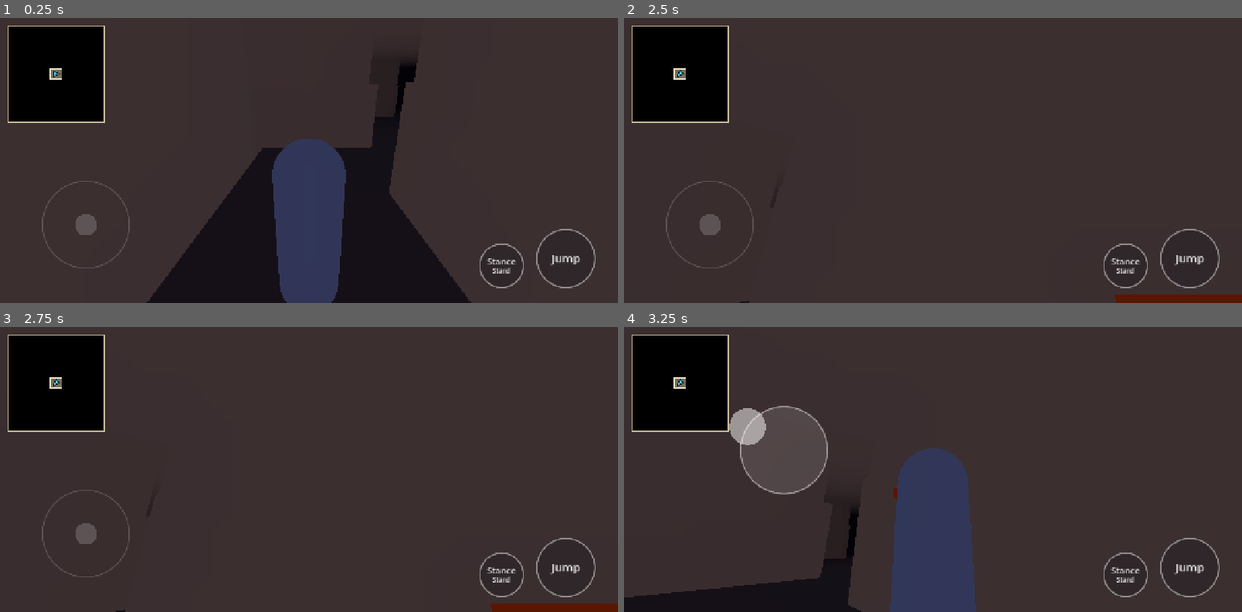
Above: before the commit, frames 1-4 (two rows, left to right).
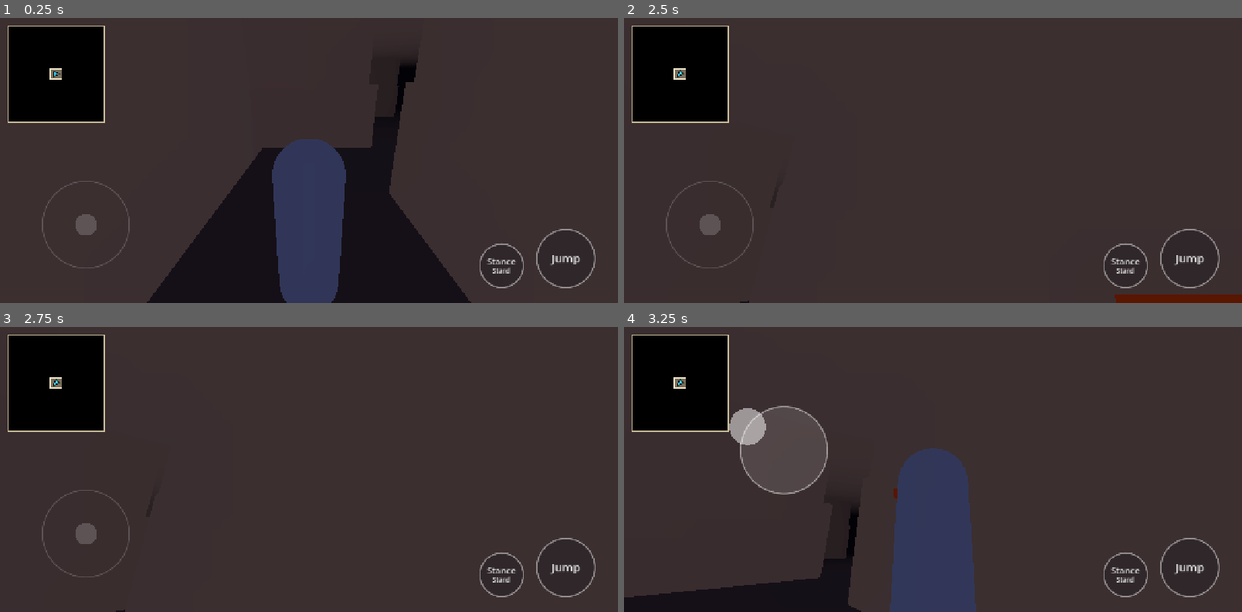
Above: after the commit, the same moments.

Repository: archwayzero/test-robot
Game: Godot game, scene res://modules/game/internal/main.tscn
The game is run twice, just before and just after one commit, with the same random seed, the same clock (stepped at 60 frames per second) and the same inputs.
Inputs (mouse positions are in pixels of both pictures, inside the frame that each line leads up to):
- Up to frame 1 (0.25 s): no input
- Up to frame 2 (2.5 s): tap Enter at 0.5 s; drag from (933, 160) to (994, 97) at 0.52 s; tap Space (jump) at 1.25 s; drag from (809, 174) to (902, 217) at 1.27 s; move the mouse to (994, 97) at 2.02 s; hold D (move_right) from 2.03 s (still down); tap Shift (run) at 2.1 s
- Up to frame 3 (2.75 s): keep holding D (move_right)
- Up to frame 4 (3.25 s): release D (move_right) at 2.75 s; drag from (902, 526) to (747, 426) at 2.77 s

Frames 1-2 are identical in both runs. In frame 3, 0.6% of the frame differs, in the area x 79-100%, y 97-100%; in frame 4, nothing differs.

Commit message:
T030: low-passage camera keeps the passage visible (M1 F6)
Under ceilings below 2.0 m the pivot moves just below the ceiling, the pitch
flattens so the spring arm stays long along the passage, the view shifts over
the shoulder (h_offset, wall-limited) so the body does not hide the passage
end, and the player visual fades/hides when the camera is closer than ~0.6 m.
Open areas unchanged. Tests + low_passage_preview scene.

Co-Authored-By: Claude Opus 5.5 <noreply@anthropic.com>

Diff:
--- a/godot/modules/player/internal/player.gd
+++ b/godot/modules/player/internal/player.gd
@@ -29,6 +29,26 @@
 const PITCH_MAX := 0.35
 const ORBIT_SENSITIVITY := 0.006
 const CAMERA_SMOOTHING := 8.0
+## Low passages (T030, M1 finding F6). A ceiling lower than LOW_CEILING_MAX above the feet (below the kit's FULL
+## clearance 2.2 m, so open cells and vaults never trigger it) moves the pivot to just below the ceiling and
+## flattens the pitch so the arm stays long along the passage instead of collapsing onto the player.
+const LOW_CEILING_MAX := 2.0
+## Pivot/camera centre stays this far below a low ceiling (arm probe radius 0.15 + spring margin 0.1 + slack).
+const CEILING_MARGIN := 0.3
+## Under a low ceiling the pivot may rise at most this much above the stance pivot (to see over the body).
+const LOW_PIVOT_RAISE := 0.15
+const LOW_PIVOT_MIN := 0.25
+## Under a low ceiling the camera sits at head height straight behind the player, so the body would hide the
+## passage's vanishing point: shift the view sideways (Camera3D.h_offset, over the right shoulder) by up to this
+## much, limited by a sideways ray so the shifted view never enters a wall.
+const SHOULDER_OFFSET := 0.5
+const SHOULDER_WALL_MARGIN := 0.25
+## Ceiling probes start this far above the feet.
+const CEILING_PROBE_LIFT := 0.1
+## Player visual fades out when the camera gets closer to the head than FADE_START (m), hidden at FADE_END.
+const FADE_START := 0.8
+const FADE_END := 0.5
+const FADE_SMOOTHING := 12.0
 
 ## Standing collision height (m). 1.75 until the conformed hero reports its height (T019).
 @export var stand_height := 1.75
@@ -45,6 +65,12 @@
 var _cam_pitch := DEFAULT_PITCH
 var _arm_length := 2.5
 var _pivot_height := 1.5
+## Smoothed lower bound on the camera pitch from low ceilings (PITCH_MIN = no constraint).
+var _pitch_limit := PITCH_MIN
+## Smoothed fade of the player visual: 0 opaque .. 1 hidden.
+var _visual_fade := 0.0
+## Smoothed sideways view offset (m) under low ceilings.
+var _shoulder := 0.0
 var _orbit_finger := -1
 var _shapes := {}
 var _clearance_shapes := {}
@@ -337,20 +363,118 @@
 		if d.index == _orbit_finger:
 			_cam_yaw = wrapf(_cam_yaw - d.relative.x * ORBIT_SENSITIVITY, -PI, PI)
 			_cam_pitch = clampf(_cam_pitch - d.relative.y * ORBIT_SENSITIVITY, PITCH_MIN, PITCH_MAX)
-			_update_rig(0.0)
+			_place_rig()  # orbit applies at once; smoothed values (arm, pivot, ceiling limit) keep gliding
 
 
 ## Places the camera rig at the player's head. delta = 0 snaps the smoothed values.
 func _update_rig(delta: float) -> void:
 	var target_len: float = ARM_LENGTHS[_stance]
-	var target_pivot := _height_of(_stance) * PIVOT_FRACTION
+	var stance_pivot := _height_of(_stance) * PIVOT_FRACTION
+	var target_pivot := stance_pivot
+	var target_limit := PITCH_MIN
+	var target_shoulder := 0.0
+	if is_inside_tree():
+		var above := _ceiling_above(global_position)
+		if above < LOW_CEILING_MAX:
+			target_pivot = maxf(minf(stance_pivot + LOW_PIVOT_RAISE, above - CEILING_MARGIN), LOW_PIVOT_MIN)
+		# Lowest ceiling over the part of the arm path that is reachable (up to the first wall behind).
+		var lowest := above
+		var back := Basis(Vector3.UP, _cam_yaw) * Vector3.BACK
+		var pivot_world := global_position + Vector3(0.0, _pivot_height, 0.0)
+		var reach := _ray_distance(pivot_world, pivot_world + back * target_len, target_len)
+		for f in [0.5, 1.0]:
+			lowest = minf(lowest, _ceiling_above(global_position + back * reach * f))
+		if lowest < LOW_CEILING_MAX:
+			var rise := clampf((lowest - CEILING_MARGIN - target_pivot) / target_len, 0.0, 1.0)
+			target_limit = -asin(rise)
+			# Room to the right of the camera (from last frame's camera position; at most 1 frame stale).
+			var right := Basis(Vector3.UP, _cam_yaw) * Vector3.RIGHT
+			var cam := _camera.global_position
+			var side := _ray_distance(cam, cam + right * (SHOULDER_OFFSET + SHOULDER_WALL_MARGIN),
+					SHOULDER_OFFSET + SHOULDER_WALL_MARGIN)
+			target_shoulder = clampf(side - SHOULDER_WALL_MARGIN, 0.0, SHOULDER_OFFSET)
 	if delta > 0.0:
 		var k := 1.0 - exp(-CAMERA_SMOOTHING * delta)
 		_arm_length = lerpf(_arm_length, target_len, k)
 		_pivot_height = lerpf(_pivot_height, target_pivot, k)
+		_pitch_limit = lerpf(_pitch_limit, target_limit, k)
+		# Shrinking toward a wall is immediate (never render inside it); growing is smoothed.
+		_shoulder = target_shoulder if target_shoulder < _shoulder else lerpf(_shoulder, target_shoulder, k)
+	else:
+		_arm_length = target_len
+		_pivot_height = target_pivot
+		_pitch_limit = target_limit
+		_shoulder = target_shoulder
+	_place_rig()
+	_update_fade(delta)
+
+
+func _place_rig() -> void:
 	_rig.global_transform = Transform3D(Basis(Vector3.UP, _cam_yaw), global_position + Vector3(0.0, _pivot_height, 0.0))
-	_arm.rotation = Vector3(_cam_pitch, 0.0, 0.0)
+	_arm.rotation = Vector3(get_camera_pitch(), 0.0, 0.0)
 	_arm.spring_length = _arm_length
+	_camera.h_offset = _shoulder
+
+
+## Height of the lowest layer-1 surface above the feet at `at` (x, z), INF if none below LOW_CEILING_MAX.
+## A probe starting inside a wall reports nothing (rays do not hit from inside).
+func _ceiling_above(at: Vector3) -> float:
+	var base := Vector3(at.x, global_position.y + CEILING_PROBE_LIFT, at.z)
+	var top := Vector3(at.x, global_position.y + LOW_CEILING_MAX, at.z)
+	var q := PhysicsRayQueryParameters3D.create(base, top, 1, [get_rid()])
+	var hit := get_world_3d().direct_space_state.intersect_ray(q)
+	if hit.is_empty():
+		return INF
+	return (hit["position"] as Vector3).y - global_position.y
+
+
+## Distance along from -> to before a layer-1 hit (`full` if clear).
+func _ray_distance(from: Vector3, to: Vector3, full: float) -> float:
+	var q := PhysicsRayQueryParameters3D.create(from, to, 1, [get_rid()])
+	var hit := get_world_3d().direct_space_state.intersect_ray(q)
+	if hit.is_empty():
+		return full
+	return from.distance_to(hit["position"])
+
+
+## Fades (GeometryInstance3D.transparency) and finally hides the player visual when the camera is close to the
+## head, so the view ahead stays visible. Generic over whatever meshes live under $Visual (capsule, hero rig).
+func _update_fade(delta: float) -> void:
+	if delta <= 0.0:
+		# Snap (spawn/load): the spring arm has not placed the camera yet, so its position is stale. Start opaque;
+		# the next physics frames fade in from the real camera distance.
+		_visual_fade = 0.0
+	else:
+		var head := global_position + Vector3(0.0, _height_of(_stance) * PIVOT_FRACTION, 0.0)
+		var d := _camera.global_position.distance_to(head)
+		var target := clampf((FADE_START - d) / (FADE_START - FADE_END), 0.0, 1.0)
+		_visual_fade = lerpf(_visual_fade, target, 1.0 - exp(-FADE_SMOOTHING * delta))
+		if target == 0.0 and _visual_fade < 0.01:
+			_visual_fade = 0.0
+	_apply_fade(_visual, _visual_fade)
+	_visual.visible = _visual_fade < 0.99
+
+
+func _apply_fade(node: Node, fade: float) -> void:
+	if node is GeometryInstance3D:
+		(node as GeometryInstance3D).transparency = fade
+	for c in node.get_children():
+		_apply_fade(c, fade)
+
+
+## Effective camera pitch: the orbit pitch, raised toward horizontal under low ceilings.
+func get_camera_pitch() -> float:
+	return maxf(_cam_pitch, _pitch_limit)
+
+
+## Sideways view offset (Camera3D.h_offset, m): > 0 under low ceilings. Exposed for tests.
+func get_camera_shoulder() -> float:
+	return _shoulder
+
+
+## Fade of the player visual (0 opaque .. 1 hidden). Exposed for tests.
+func get_visual_fade() -> float:
+	return _visual_fade if _visual.visible else 1.0
 
 
 ## Camera yaw (radians); movement input is relative to it. Exposed for tests and the preview.
--- /dev/null
+++ b/godot/modules/player/tests/player_low_passage_camera_test.gd
@@ -0,0 +1,166 @@
+## T030 (M1 finding F6): the camera in low passages keeps the passage visible. Corridors with walls under the
+## arena's 1.3 m (CROUCH) and 0.75 m (CRAWL) ceilings; the camera must stay long along the passage, below the
+## ceiling, outside geometry, and fade the player visual when it does get close. Open areas stay unchanged.
+extends "res://modules/player/tests/support/player_test_base.gd"
+
+const FACING_PLUS_X := -PI / 2.0  # camera behind = toward -X
+const SETTLE := 90
+
+
+func before_each() -> void:
+	await super.before_each()
+	# Corridor walls like the crypt kit (0.6 thick, centred on the cell edges, clear width 3.4 m).
+	for z in [Arena.CROUCH_TUNNEL_Z, Arena.CRAWL_TUNNEL_Z]:
+		for side in [-1.0, 1.0]:
+			arena.add_box(Vector3((Arena.TUNNEL_X0 + Arena.TUNNEL_X1) * 0.5, 1.5, z + side * 2.0),
+					Vector3(Arena.TUNNEL_X1 - Arena.TUNNEL_X0, 3.0, 0.6))
+	await auto.advance_frames(2)
+
+
+func _cam() -> Vector3:
+	return player.get_camera().global_position
+
+
+func _head() -> Vector3:
+	return player.global_position + Vector3(0.0, player.get_collision_height() * 0.9, 0.0)
+
+
+func _fade() -> float:
+	return player.call("get_visual_fade")
+
+
+func _in_body(p: Vector3) -> bool:
+	var q := PhysicsPointQueryParameters3D.new()
+	q.position = p
+	q.collision_mask = 1
+	return not player.get_world_3d().direct_space_state.intersect_point(q).is_empty()
+
+
+## Spawn + restore in the same frame (a standing capsule must never overlap the low ceiling), then settle.
+func _spawn_low(pos: Vector3, yaw: float, stance: PlayerController.Stance) -> void:
+	player.spawn_at(pos, yaw)
+	player.restore_stance(stance)
+	await auto.advance_frames(SETTLE)
+	assert_eq(player.get_stance(), stance, "restored stance")
+	assert_almost_eq(player.global_position.y, 0.0, 0.02, "player on the floor")
+
+
+## Shared checks after settling in a passage with ceiling underside `ceiling` (relative to the floor at y = 0).
+func _assert_camera_in_passage(ceiling: float, min_dist: float, label: String) -> void:
+	var cam := _cam()
+	var dist := cam.distance_to(_head())
+	print("  %s: camera %s, %.3f m from the head, pivot y %.3f, pitch %.3f, fade %.2f"
+			% [label, cam, dist, cam_pivot().y, player.call("get_camera_pitch"), _fade()])
+	assert_true(dist >= min_dist, "%s: camera %.3f m from the head (>= %.2f)" % [label, dist, min_dist])
+	assert_true(cam.y < ceiling - 0.1, "%s: camera below the ceiling (y %.3f, ceiling %.2f)" % [label, cam.y, ceiling])
+	assert_true(cam_pivot().y < ceiling - 0.2, "%s: pivot just below the ceiling (%.3f)" % [label, cam_pivot().y])
+	assert_true(ray_clear(cam_pivot(), cam), "%s: pivot -> camera ray hits nothing" % label)
+	assert_false(_in_body(cam), "%s: camera not inside geometry" % label)
+	# Behind the player along the passage (toward -X), not swung up or sideways.
+	assert_true(cam.x < player.global_position.x - min_dist * 0.9, "%s: camera behind along the passage" % label)
+	assert_true(absf(cam.z - player.global_position.z) < 0.2, "%s: camera on the passage axis" % label)
+	assert_almost_eq(_fade(), 0.0, 1e-3, "%s: player visible (camera far enough)" % label)
+	# Over-the-shoulder shift so the body does not hide the passage ahead; the shifted view is outside geometry.
+	var shoulder: float = player.call("get_camera_shoulder")
+	var view := player.get_camera().get_camera_transform().origin
+	assert_true(shoulder > 0.3, "%s: view shifted sideways (%.3f m)" % [label, shoulder])
+	assert_true(ray_clear(cam, view) and not _in_body(view), "%s: shifted view %s outside geometry" % [label, view])
+
+
+func test_crouch_passage_camera_stays_long() -> void:
+	await _spawn_low(Vector3(16.0, 0.0, Arena.CROUCH_TUNNEL_Z), FACING_PLUS_X, PlayerController.Stance.CROUCH)
+	_assert_camera_in_passage(Arena.CROUCH_CEILING, 1.2, "crouch in CROUCH passage")
+
+
+func test_crawl_passage_camera_stays_long() -> void:
+	await _spawn_low(Vector3(16.0, 0.0, Arena.CRAWL_TUNNEL_Z), FACING_PLUS_X, PlayerController.Stance.CRAWL)
+	_assert_camera_in_passage(Arena.CRAWL_CEILING, 0.8, "crawl in CRAWL passage")
+
+
+func test_crawl_in_crouch_passage() -> void:
+	await _spawn_low(Vector3(16.0, 0.0, Arena.CROUCH_TUNNEL_Z), FACING_PLUS_X, PlayerController.Stance.CRAWL)
+	_assert_camera_in_passage(Arena.CROUCH_CEILING, 0.8, "crawl in CROUCH passage")
+
+
+## Walk crouched from the open into the passage and on: every physics frame the camera is outside geometry, below
+## the ceiling while under it, and moves smoothly (no per-frame popping).
+func test_walk_into_crouch_passage_smooth_and_clear() -> void:
+	await _walk_in(Arena.CROUCH_TUNNEL_Z, Arena.CROUCH_CEILING, 1, 240, 1.2)
+
+
+func test_crawl_into_crawl_passage_smooth_and_clear() -> void:
+	await _walk_in(Arena.CRAWL_TUNNEL_Z, Arena.CRAWL_CEILING, 2, 480, 0.8)
+
+
+func _walk_in(z: float, ceiling: float, taps: int, frames: int, min_inside: float) -> void:
+	await spawn(Vector3(Arena.TUNNEL_X0 - 3.0, 0.0, z), FACING_PLUS_X)
+	for i in taps:
+		await tap_stance()
+	assert_eq(int(player.get_stance()), taps)
+	await auto.advance_frames(30)
+	var stats := {"bad": 0, "max_step": 0.0, "min_dist": INF, "last": _cam(), "frames": 0}
+	var sample := func() -> void:
+		var cam := _cam()
+		stats.frames += 1
+		stats.max_step = maxf(stats.max_step, cam.distance_to(stats.last))
+		stats.last = cam
+		var under := cam.x > Arena.TUNNEL_X0 and cam.x < Arena.TUNNEL_X1
+		var view := player.get_camera().get_camera_transform().origin
+		if (not ray_clear(cam_pivot(), cam) or _in_body(cam) or (under and cam.y > ceiling - 0.1)
+				or not ray_clear(cam, view) or _in_body(view)):
+			stats.bad += 1
+		if player.global_position.x > Arena.TUNNEL_X0 + min_inside + 0.5:
+			stats.min_dist = minf(stats.min_dist, cam.distance_to(_head()))
+	get_tree().physics_frame.connect(sample)
+	press_move(Vector2(0.0, -1.0))
+	await auto.advance_frames(frames)  # crouch 8 s at 1 m/s, crawl 16 s at 0.5 m/s: ~8 m
+	release_move()
+	await auto.advance_frames(2)
+	get_tree().physics_frame.disconnect(sample)
+	print("  walk-in: %d frames, max camera step %.3f m, min distance inside %.3f m, bad %d"
+			% [stats.frames, stats.max_step, stats.min_dist, stats.bad])
+	assert_true(player.global_position.x > Arena.TUNNEL_X0 + 3.0 and player.global_position.y > -0.02, "walked into the passage (%s)" % player.global_position)
+	assert_eq(stats.bad, 0, "frames with the camera in geometry or above the ceiling")
+	assert_true(stats.max_step < 0.12, "smooth: max camera step per physics frame %.3f m" % stats.max_step)
+	assert_true(stats.min_dist >= min_inside, "arm stays long inside: min %.3f m" % stats.min_dist)
+
+
+## Backed against a wall at the passage end the arm must be short: the player visual fades/hides.
+func test_close_camera_fades_player() -> void:
+	arena.add_box(Vector3(Arena.TUNNEL_X1 + 0.3, 1.5, Arena.CROUCH_TUNNEL_Z), Vector3(0.6, 3.0, 4.0))  # face at x 20
+	await auto.advance_frames(2)
+	# Facing -X, camera behind -> the end wall.
+	await _spawn_low(Vector3(Arena.TUNNEL_X1 - 0.45, 0.0, Arena.CROUCH_TUNNEL_Z), PI / 2.0, PlayerController.Stance.CROUCH)
+	var cam := _cam()
+	var dist := cam.distance_to(_head())
+	print("  backed against the end wall: camera %.3f m from the head, fade %.2f" % [dist, _fade()])
+	assert_true(dist < 0.6, "setup: camera close (%.3f m)" % dist)
+	assert_true(_fade() >= 0.5, "player visual faded/hidden when the camera is %.3f m away (fade %.2f)" % [dist, _fade()])
+	var capsule := player.get_node("Visual/Capsule") as GeometryInstance3D
+	assert_true(capsule.transparency >= 0.5 or not capsule.is_visible_in_tree(), "capsule transparent or hidden")
+	assert_true(ray_clear(cam_pivot(), cam), "pivot -> camera ray hits nothing")
+	assert_false(_in_body(cam), "camera not inside geometry")
+	assert_true(cam.y < Arena.CROUCH_CEILING - 0.1, "camera below the ceiling")
+	# Walking away from the wall brings the visual back.
+	press_move(Vector2(0.0, -1.0))
+	await auto.advance_frames(60)
+	release_move()
+	await auto.advance_frames(30)
+	assert_almost_eq(_fade(), 0.0, 1e-3, "visible again once the camera is far enough")
+	assert_true(player.get_node("Visual").visible, "visual node visible again")
+	assert_almost_eq(capsule.transparency, 0.0, 1e-3, "capsule opaque again")
+
+
+## Open floor: arm lengths 2.5/1.8/1.2, default pitch, pivot at 0.9 x height, visual opaque (unchanged by T030).
+func test_open_area_unchanged() -> void:
+	await spawn(Vector3(0.0, 0.0, 8.0), 0.0)
+	var expected := [2.5, 1.8, 1.2]
+	for i in 3:
+		await auto.advance_frames(60)
+		var d := _cam().distance_to(cam_pivot())
+		assert_almost_eq(d, expected[i], 0.03, "arm length, stance %d" % player.get_stance())
+		assert_almost_eq(float(player.call("get_camera_pitch")), -0.35, 1e-3, "default pitch in the open")
+		assert_almost_eq(cam_pivot().y - player.global_position.y, player.get_collision_height() * 0.9, 1e-3, "pivot")
+		assert_almost_eq(_fade(), 0.0, 1e-6, "visual opaque in the open")
+		assert_almost_eq(player.get_camera().h_offset, 0.0, 1e-6, "no sideways shift in the open")
+		await tap_stance()
--- /dev/null
+++ b/godot/modules/player/tests/preview/low_passage_preview.gd
@@ -0,0 +1,48 @@
+## T030 visual check (capture.py): the camera in low passages. Corridors with walls under the test arena's 1.3 m
+## (CROUCH) and 0.75 m (CRAWL) ceilings. Frames 0-119: crouch-walking down the CROUCH passage; from frame 120:
+## crawling down the CRAWL passage. Presses GameActions directly through Input (works with or without automation).
+extends Node3D
+
+const Arena := preload("res://modules/player/tests/support/test_arena.gd")
+const SWITCH_FRAME := 120
+
+var _player: PlayerController
+var _frame := 0
+
+
+func _ready() -> void:
+	var arena := Arena.new()
+	add_child(arena)
+	for z in [Arena.CROUCH_TUNNEL_Z, Arena.CRAWL_TUNNEL_Z]:
+		for side in [-1.0, 1.0]:
+			arena.add_box(Vector3((Arena.TUNNEL_X0 + Arena.TUNNEL_X1) * 0.5, 1.5, z + side * 2.0),
+					Vector3(Arena.TUNNEL_X1 - Arena.TUNNEL_X0, 3.0, 0.6), Color(0.6, 0.5, 0.4))
+		# A marker at the passage end so "the view ahead" has something to see.
+		arena.add_box(Vector3(Arena.TUNNEL_X1 - 0.5, 0.3, z), Vector3(0.4, 0.6, 0.4), Color(0.8, 0.2, 0.2))
+	var sun := DirectionalLight3D.new()
+	sun.rotation = Vector3(deg_to_rad(-55.0), deg_to_rad(30.0), 0.0)
+	sun.shadow_enabled = true
+	add_child(sun)
+	var env := WorldEnvironment.new()
+	env.environment = Environment.new()
+	env.environment.background_mode = Environment.BG_COLOR
+	env.environment.background_color = Color(0.2, 0.22, 0.26)
+	env.environment.ambient_light_source = Environment.AMBIENT_SOURCE_COLOR
+	env.environment.ambient_light_color = Color(0.6, 0.6, 0.65)
+	add_child(env)
+	_player = PlayerFactory.create_player()
+	add_child(_player)
+	_enter(Arena.CROUCH_TUNNEL_Z, PlayerController.Stance.CROUCH)
+
+
+func _enter(z: float, stance: PlayerController.Stance) -> void:
+	_player.spawn_at(Vector3(Arena.TUNNEL_X0 + 1.5, 0.0, z), -PI / 2.0)  # facing +X, down the passage
+	_player.restore_stance(stance)
+
+
+func _process(_delta: float) -> void:
+	_frame += 1
+	if _frame == 2:
+		Input.action_press(GameActions.MOVE_FORWARD, 1.0)
+	elif _frame == SWITCH_FRAME:
+		_enter(Arena.CRAWL_TUNNEL_Z, PlayerController.Stance.CRAWL)
--- /dev/null
+++ b/godot/modules/player/tests/preview/low_passage_preview.tscn
@@ -0,0 +1,6 @@
+[gd_scene load_steps=2 format=3]
+
+[ext_resource type="Script" path="res://modules/player/tests/preview/low_passage_preview.gd" id="1_preview"]
+
+[node name="LowPassagePreview" type="Node3D"]
+script = ExtResource("1_preview")
Not shown, added: godot/modules/player/tests/player_low_passage_camera_test.gd.uid
Not shown, added: godot/modules/player/tests/preview/low_passage_preview.gd.uid
